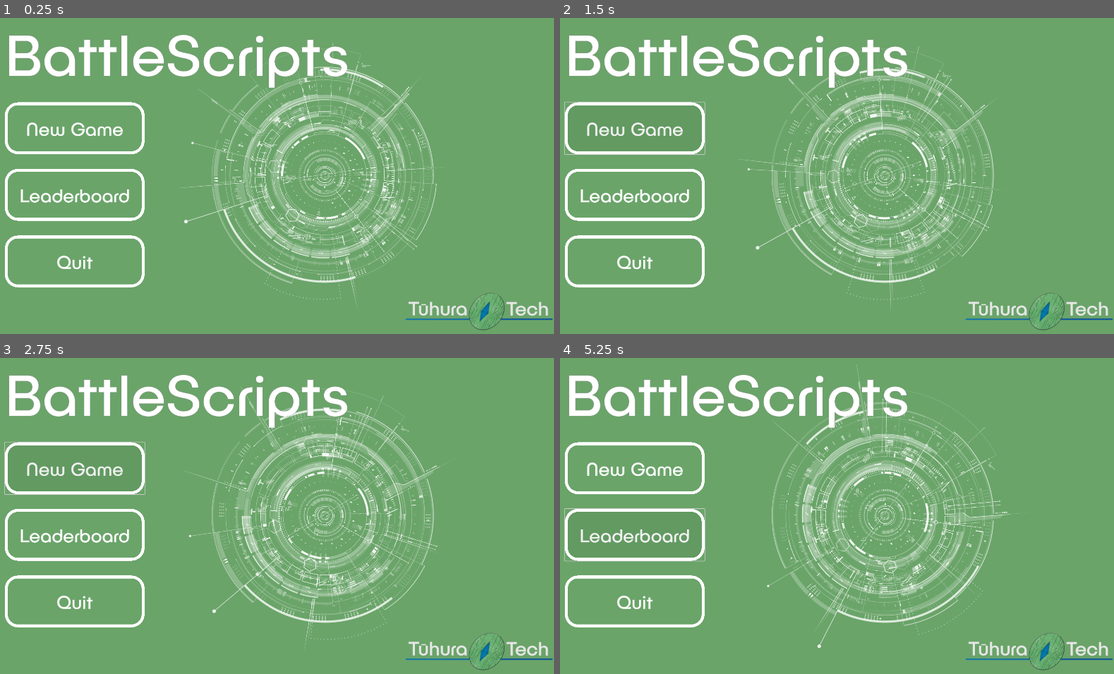
Above: before the commit, frames 1-4 (two rows, left to right).
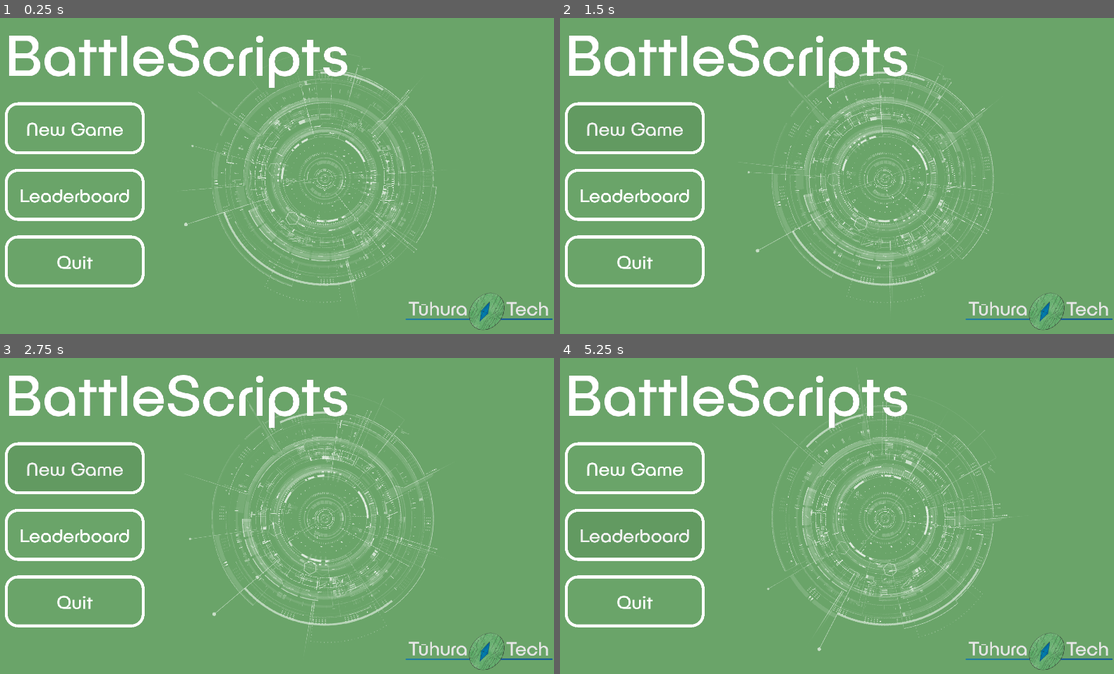
Above: after the commit, the same moments.

Repository: aroyasr/BattleScripts
Game: Godot game, scene res://scenes/GameController.tscn
Two runs of this game, one before a commit and one after it. Both use one fixed random seed, a clock stepped at 60 frames per second and the inputs below.
Inputs:
- Up to frame 1 (0.25 s): no input
- Up to frame 2 (1.5 s): click "Leaderboard" at 0.5 s; click "New Game" at 1.25 s
- Up to frame 3 (2.75 s): click "New Game" at 2 s
- Up to frame 4 (5.25 s): click "Leaderboard" at 2.75 s; click "New Game" at 3.5 s; click "Leaderboard" at 4.25 s

The runs differ from the first frame. In frame 1, 7.3% of the frame differs, in the area x 2-99%, y 5-99%; in frame 2, 7.4%; in frame 3, 7.2%; in frame 4, 7.4%, in the area x 0-99%, y 2-99%.
Error after the commit: Trying to assign value of type 'global.gd' to a variable of type 'GameController.gd'. (res://godot_script/global.gd:8)

Commit message:
feat: Match setup screen, button functionality

Diff:
--- /dev/null
+++ b/Assets/button.tres
@@ -0,0 +1,19 @@
+[gd_resource type="StyleBoxFlat" format=3 uid="uid://cmq0q1f1lb7qk"]
+
+[resource]
+content_margin_left = 50.0
+content_margin_top = 50.0
+content_margin_right = 50.0
+content_margin_bottom = 50.0
+bg_color = Color(0.415686, 0.643137, 0.411765, 1)
+border_width_left = 10
+border_width_top = 10
+border_width_right = 10
+border_width_bottom = 10
+border_color = Color(1, 1, 1, 1)
+corner_radius_top_left = 45
+corner_radius_top_right = 45
+corner_radius_bottom_right = 45
+corner_radius_bottom_left = 45
+anti_aliasing = false
+anti_aliasing_size = 2.0
--- /dev/null
+++ b/Assets/button_hover.tres
@@ -0,0 +1,19 @@
+[gd_resource type="StyleBoxFlat" format=3 uid="uid://dnik8fsqsvw5l"]
+
+[resource]
+content_margin_left = 50.0
+content_margin_top = 50.0
+content_margin_right = 50.0
+content_margin_bottom = 50.0
+bg_color = Color(0.386359, 0.604804, 0.382797, 1)
+border_width_left = 10
+border_width_top = 10
+border_width_right = 10
+border_width_bottom = 10
+border_color = Color(1, 1, 1, 1)
+corner_radius_top_left = 45
+corner_radius_top_right = 45
+corner_radius_bottom_right = 45
+corner_radius_bottom_left = 45
+anti_aliasing = false
+anti_aliasing_size = 2.0
--- /dev/null
+++ b/Assets/button_pressed.tres
@@ -0,0 +1,19 @@
+[gd_resource type="StyleBoxFlat" format=3 uid="uid://ckedbw0peroyw"]
+
+[resource]
+content_margin_left = 50.0
+content_margin_top = 50.0
+content_margin_right = 50.0
+content_margin_bottom = 50.0
+bg_color = Color(0.415686, 0.643137, 0.411765, 1)
+border_width_left = 10
+border_width_top = 10
+border_width_right = 10
+border_width_bottom = 10
+border_color = Color(1, 1, 1, 1)
+corner_radius_top_left = 45
+corner_radius_top_right = 45
+corner_radius_bottom_right = 45
+corner_radius_bottom_left = 45
+anti_aliasing = false
+anti_aliasing_size = 2.0
--- /dev/null
+++ b/Assets/match_theme.tres
@@ -0,0 +1,67 @@
+[gd_resource type="Theme" load_steps=13 format=3 uid="uid://b60lwleljs85q"]
+
+[ext_resource type="FontFile" uid="uid://ci74i11770cx5" path="res://Assets/FaceType - PublicaPlay-Regular.otf" id="1_k0isr"]
+[ext_resource type="StyleBox" uid="uid://dnik8fsqsvw5l" path="res://Assets/button_hover.tres" id="2_cgk1u"]
+[ext_resource type="StyleBox" uid="uid://cmq0q1f1lb7qk" path="res://Assets/button.tres" id="4_cpa0h"]
+[ext_resource type="Texture2D" uid="uid://dj8ar3pw2lkhr" path="res://Assets/Checkbox_Checked.png" id="5_cpa0h"]
+[ext_resource type="Texture2D" uid="uid://d1r3dcm87kbmj" path="res://Assets/Checkbox_empty.png" id="6_eat2n"]
+
+[sub_resource type="StyleBoxEmpty" id="StyleBoxEmpty_688xa"]
+
+[sub_resource type="StyleBoxEmpty" id="StyleBoxEmpty_cpa0h"]
+
+[sub_resource type="StyleBoxFlat" id="StyleBoxFlat_cgk1u"]
+content_margin_left = 50.0
+bg_color = Color(0, 0.133333, 0.227451, 0.180392)
+draw_center = false
+
+[sub_resource type="StyleBoxFlat" id="StyleBoxFlat_688xa"]
+content_margin_left = 50.0
+bg_color = Color(0, 0.133333, 0.227451, 0.180392)
+draw_center = false
+
+[sub_resource type="StyleBoxFlat" id="StyleBoxFlat_cpa0h"]
+content_margin_left = 50.0
+draw_center = false
+
+[sub_resource type="StyleBoxFlat" id="StyleBoxFlat_eat2n"]
+content_margin_left = 50.0
+draw_center = false
+
+[sub_resource type="StyleBoxTexture" id="StyleBoxTexture_358en"]
+content_margin_left = 50.0
+content_margin_right = 150.0
+content_margin_bottom = 150.0
+
+[resource]
+Button/colors/font_color = Color(1, 1, 1, 1)
+Button/font_sizes/font_size = 64
+Button/fonts/font = ExtResource("1_k0isr")
+Button/styles/focus = SubResource("StyleBoxEmpty_688xa")
+Button/styles/hover = ExtResource("2_cgk1u")
+Button/styles/hover_pressed = ExtResource("2_cgk1u")
+Button/styles/normal = ExtResource("4_cpa0h")
+Button/styles/pressed = ExtResource("2_cgk1u")
+CheckBox/colors/font_color = Color(1, 1, 1, 1)
+CheckBox/constants/h_separation = 60
+CheckBox/icons/checked = ExtResource("5_cpa0h")
+CheckBox/icons/unchecked = ExtResource("6_eat2n")
+CheckBox/styles/focus = SubResource("StyleBoxEmpty_cpa0h")
+CheckBox/styles/hover = SubResource("StyleBoxFlat_cgk1u")
+CheckBox/styles/hover_pressed = SubResource("StyleBoxFlat_688xa")
+CheckBox/styles/normal = SubResource("StyleBoxFlat_cpa0h")
+CheckBox/styles/pressed = SubResource("StyleBoxFlat_eat2n")
+HBoxContainer/constants/separation = 35
+Label/colors/font_color = Color(1, 1, 1, 1)
+Label/colors/font_outline_color = Color(0, 0, 0, 1)
+Label/colors/font_shadow_color = Color(0, 0, 0, 1)
+Label/constants/line_spacing = 0
+Label/constants/outline_size = 0
+Label/constants/shadow_offset_x = 0
+Label/constants/shadow_offset_y = 0
+Label/constants/shadow_outline_size = 0
+Label/font_sizes/font_size = 60
+Label/fonts/font = ExtResource("1_k0isr")
+Label/styles/normal = null
+PanelContainer/styles/panel = SubResource("StyleBoxTexture_358en")
+VBoxContainer/constants/separation = 35
--- a/Assets/menu_theme.tres
+++ b/Assets/menu_theme.tres
@@ -1,6 +1,8 @@
 [gd_resource type="Theme" load_steps=6 format=3 uid="uid://b0nvnopbrupa4"]
 
 [ext_resource type="FontFile" uid="uid://ci74i11770cx5" path="res://Assets/FaceType - PublicaPlay-Regular.otf" id="1_358en"]
+
+[sub_resource type="StyleBoxEmpty" id="StyleBoxEmpty_358en"]
 
 [sub_resource type="StyleBoxFlat" id="StyleBoxFlat_whbv6"]
 content_margin_left = 50.0
@@ -8,24 +10,6 @@
 content_margin_right = 50.0
 content_margin_bottom = 50.0
 bg_color = Color(0.386359, 0.604804, 0.382797, 1)
-border_width_left = 10
-border_width_top = 10
-border_width_right = 10
-border_width_bottom = 10
-border_color = Color(1, 1, 1, 1)
-corner_radius_top_left = 45
-corner_radius_top_right = 45
-corner_radius_bottom_right = 45
-corner_radius_bottom_left = 45
-anti_aliasing = false
-anti_aliasing_size = 2.0
-
-[sub_resource type="StyleBoxFlat" id="StyleBoxFlat_1f5tg"]
-content_margin_left = 50.0
-content_margin_top = 50.0
-content_margin_right = 50.0
-content_margin_bottom = 50.0
-bg_color = Color(0.415686, 0.643137, 0.411765, 1)
 border_width_left = 10
 border_width_top = 10
 border_width_right = 10
@@ -65,9 +49,11 @@
 Button/colors/font_color = Color(1, 1, 1, 1)
 Button/font_sizes/font_size = 64
 Button/fonts/font = ExtResource("1_358en")
+Button/styles/focus = SubResource("StyleBoxEmpty_358en")
 Button/styles/hover = SubResource("StyleBoxFlat_whbv6")
-Button/styles/hover_pressed = SubResource("StyleBoxFlat_1f5tg")
+Button/styles/hover_pressed = SubResource("StyleBoxFlat_whbv6")
 Button/styles/normal = SubResource("StyleBoxFlat_358en")
+Button/styles/pressed = SubResource("StyleBoxFlat_358en")
 Label/colors/font_color = Color(1, 1, 1, 1)
 Label/colors/font_outline_color = Color(0, 0, 0, 1)
 Label/colors/font_shadow_color = Color(0, 0, 0, 1)
--- a/godot_script/GameController.gd
+++ b/godot_script/GameController.gd
@@ -1,21 +1,20 @@
-# root.gd
-
+# GameController.gd
 # This script manages the currently active scene. It also holds global variables.
 class_name GameController extends Node
 
 # Variables
-var game_controller : GameController
 @onready var ui = get_node("current_ui_scene")
 var current_ui_scene
+var current_state
 
 # Functions
 func _ready() -> void:
-	Root.game_controller = self
 	change_ui_scene("res://scenes/main_menu.tscn")
 
-func change_ui_scene(new_scene: String) -> void:
-	if current_ui_scene != null:
-		current_ui_scene.queue_free() # Remove node entirely
-	var new = load(new_scene).instantiate()
-	ui.add_child(new)
-	current_ui_scene = new
+func change_ui_scene(new_scene_path: String):
+	var old_scene = ui.get_child(0)
+	var new_scene = load(new_scene_path).instantiate()
+	current_ui_scene = new_scene
+	ui.add_child(new_scene)
+	if old_scene != null:
+		old_scene.queue_free()
--- /dev/null
+++ b/godot_script/global.gd
@@ -0,0 +1,21 @@
+extends Node
+# global.gd
+# provide global methods and variables for whole program
+
+var game_controller : GameController
+
+func _ready():
+	game_controller = get_parent().get_child(1)
+
+# Global functions
+func new_game():
+	game_controller.change_ui_scene("res://scenes/match_setup.tscn")
+
+func leaderboard():
+	game_controller.change_ui_scene("res://scenes/leaderboard.tscn")
+
+func main_menu():
+	game_controller.change_ui_scene("res://scenes/main_menu.tscn")
+
+func quit():
+	get_tree().quit()
--- /dev/null
+++ b/godot_script/main_menu.gd
@@ -0,0 +1,10 @@
+extends Control
+
+func _on_button_new_game_pressed() -> void:
+	Root.new_game()
+
+func _on_button_leaderboard_pressed() -> void:
+	Root.leaderboard()
+
+func _on_button_quit_pressed() -> void:
+	Root.quit()
--- /dev/null
+++ b/godot_script/match_setup.gd
@@ -0,0 +1,4 @@
+extends Control
+
+func _on_button_back_pressed() -> void:
+	Root.main_menu()
--- a/project.godot
+++ b/project.godot
@@ -16,7 +16,7 @@
 
 [autoload]
 
-Root="*res://scenes/GameController.tscn"
+Root="*res://scenes/Global.tscn"
 
 [display]
 
@@ -24,3 +24,7 @@
 window/size/viewport_height=1080
 window/size/mode=3
 window/size/resizable=false
+
+[rendering]
+
+textures/canvas_textures/default_texture_filter=0
--- /dev/null
+++ b/scenes/Global.tscn
@@ -0,0 +1,6 @@
+[gd_scene load_steps=2 format=3 uid="uid://dlqe7jelkeddt"]
+
+[ext_resource type="Script" uid="uid://d23ws1drey0ga" path="res://godot_script/global.gd" id="1_eeqj2"]
+
+[node name="Global" type="Node"]
+script = ExtResource("1_eeqj2")
--- a/scenes/main_menu.tscn
+++ b/scenes/main_menu.tscn
@@ -1,10 +1,50 @@
-[gd_scene load_steps=9 format=3 uid="uid://naq3oxgnmjs8"]
+[gd_scene load_steps=10 format=3 uid="uid://naq3oxgnmjs8"]
 
 [ext_resource type="Theme" uid="uid://b0nvnopbrupa4" path="res://Assets/menu_theme.tres" id="1_l6cm7"]
+[ext_resource type="Script" uid="uid://dcwtvf1m0cwcf" path="res://godot_script/main_menu.gd" id="1_rtw2f"]
 [ext_resource type="Texture2D" uid="uid://cujhjosgr4r21" path="res://Visual Mockups/MenuOverlay_1.png" id="2_wu84c"]
 [ext_resource type="Texture2D" uid="uid://bc67hfvb3x8nm" path="res://Visual Mockups/MenuOverlay_2.png" id="3_8ln24"]
 [ext_resource type="Texture2D" uid="uid://cb8xwx5mjgma4" path="res://Visual Mockups/MenuOverlay_3.png" id="4_rtw2f"]
 [ext_resource type="Texture2D" uid="uid://b5hr7s53alprh" path="res://Assets/half-txt-dm-fix.png" id="5_8ln24"]
+
+[sub_resource type="Animation" id="Animation_tbmy8"]
+length = 0.001
+tracks/0/type = "value"
+tracks/0/imported = false
+tracks/0/enabled = true
+tracks/0/path = NodePath("CenterContainer_pattern/pattern_1:rotation")
+tracks/0/interp = 1
+tracks/0/loop_wrap = true
+tracks/0/keys = {
+"times": PackedFloat32Array(0),
+"transitions": PackedFloat32Array(1),
+"update": 0,
+"values": [0.0]
+}
+tracks/1/type = "value"
+tracks/1/imported = false
+tracks/1/enabled = true
+tracks/1/path = NodePath("CenterContainer_pattern/pattern_2:rotation")
+tracks/1/interp = 1
+tracks/1/loop_wrap = true
+tracks/1/keys = {
+"times": PackedFloat32Array(0),
+"transitions": PackedFloat32Array(1),
+"update": 0,
+"values": [0.0]
+}
+tracks/2/type = "value"
+tracks/2/imported = false
+tracks/2/enabled = true
+tracks/2/path = NodePath("CenterContainer_pattern/pattern_3:rotation")
+tracks/2/interp = 1
+tracks/2/loop_wrap = true
+tracks/2/keys = {
+"times": PackedFloat32Array(0),
+"transitions": PackedFloat32Array(1),
+"update": 0,
+"values": [0.0]
+}
 
 [sub_resource type="Animation" id="Animation_oa1go"]
 resource_name = "default"
@@ -47,45 +87,6 @@
 "values": [3.14159, -3.14159]
 }
 
-[sub_resource type="Animation" id="Animation_tbmy8"]
-length = 0.001
-tracks/0/type = "value"
-tracks/0/imported = false
-tracks/0/enabled = true
-tracks/0/path = NodePath("CenterContainer_pattern/pattern_1:rotation")
-tracks/0/interp = 1
-tracks/0/loop_wrap = true
-tracks/0/keys = {
-"times": PackedFloat32Array(0),
-"transitions": PackedFloat32Array(1),
-"update": 0,
-"values": [0.0]
-}
-tracks/1/type = "value"
-tracks/1/imported = false
-tracks/1/enabled = true
-tracks/1/path = NodePath("CenterContainer_pattern/pattern_2:rotation")
-tracks/1/interp = 1
-tracks/1/loop_wrap = true
-tracks/1/keys = {
-"times": PackedFloat32Array(0),
-"transitions": PackedFloat32Array(1),
-"update": 0,
-"values": [0.0]
-}
-tracks/2/type = "value"
-tracks/2/imported = false
-tracks/2/enabled = true
-tracks/2/path = NodePath("CenterContainer_pattern/pattern_3:rotation")
-tracks/2/interp = 1
-tracks/2/loop_wrap = true
-tracks/2/keys = {
-"times": PackedFloat32Array(0),
-"transitions": PackedFloat32Array(1),
-"update": 0,
-"values": [0.0]
-}
-
 [sub_resource type="AnimationLibrary" id="AnimationLibrary_jk1qb"]
 _data = {
 &"RESET": SubResource("Animation_tbmy8"),
@@ -100,6 +101,7 @@
 anchor_bottom = 1.0
 grow_horizontal = 2
 grow_vertical = 2
+script = ExtResource("1_rtw2f")
 
 [node name="CenterContainer" type="CenterContainer" parent="."]
 layout_mode = 1
@@ -138,25 +140,25 @@
 
 [node name="pattern_1" type="TextureRect" parent="CenterContainer_pattern"]
 offset_left = 640.0
-offset_top = 40.0
+offset_top = 50.0
 offset_right = 1640.0
-offset_bottom = 1040.0
+offset_bottom = 1050.0
 pivot_offset = Vector2(500, 500)
 texture = ExtResource("2_wu84c")
 
 [node name="pattern_2" type="TextureRect" parent="CenterContainer_pattern"]
 offset_left = 640.0
-offset_top = 40.0
+offset_top = 50.0
 offset_right = 1640.0
-offset_bottom = 1040.0
+offset_bottom = 1050.0
 pivot_offset = Vector2(500, 500)
 texture = ExtResource("3_8ln24")
 
 [node name="pattern_3" type="TextureRect" parent="CenterContainer_pattern"]
 offset_left = 640.0
-offset_top = 40.0
+offset_top = 50.0
 offset_right = 1640.0
-offset_bottom = 1040.0
+offset_bottom = 1050.0
 pivot_offset = Vector2(500, 500)
 texture = ExtResource("4_rtw2f")
 
@@ -173,3 +175,7 @@
 offset_right = 1915.0
 offset_bottom = 1075.0
 texture = ExtResource("5_8ln24")
+
+[connection signal="pressed" from="CenterContainer/PanelContainer/VBoxContainer/VBoxContainer_buttons/Button_new_game" to="." method="_on_button_new_game_pressed"]
+[connection signal="pressed" from="CenterContainer/PanelContainer/VBoxContainer/VBoxContainer_buttons/Button_leaderboard" to="." method="_on_button_leaderboard_pressed"]
+[connection signal="pressed" from="CenterContainer/PanelContainer/VBoxContainer/VBoxContainer_buttons/Button_quit" to="." method="_on_button_quit_pressed"]
--- /dev/null
+++ b/scenes/match_setup.tscn
@@ -0,0 +1,140 @@
+[gd_scene load_steps=12 format=3 uid="uid://c45rbn4ri4k7w"]
+
+[ext_resource type="Theme" uid="uid://b60lwleljs85q" path="res://Assets/match_theme.tres" id="1_rbwof"]
+[ext_resource type="Script" uid="uid://3upl7qn3g4bj" path="res://godot_script/match_setup.gd" id="1_xhdjn"]
+[ext_resource type="Texture2D" uid="uid://dhnr7d0wq6y6w" path="res://Assets/python.png" id="2_f0xx7"]
+[ext_resource type="Texture2D" uid="uid://bb15dokx3y6w0" path="res://godot_script/cross.png" id="3_fry0a"]
+[ext_resource type="Texture2D" uid="uid://b5hr7s53alprh" path="res://Assets/half-txt-dm-fix.png" id="4_difc1"]
+[ext_resource type="FontFile" uid="uid://ci74i11770cx5" path="res://Assets/FaceType - PublicaPlay-Regular.otf" id="5_xhvq8"]
+[ext_resource type="StyleBox" uid="uid://dnik8fsqsvw5l" path="res://Assets/button_hover.tres" id="6_xhdjn"]
+[ext_resource type="StyleBox" uid="uid://ckedbw0peroyw" path="res://Assets/button_pressed.tres" id="7_f2h72"]
+[ext_resource type="StyleBox" uid="uid://cmq0q1f1lb7qk" path="res://Assets/button.tres" id="8_ckk2f"]
+
+[sub_resource type="StyleBoxEmpty" id="StyleBoxEmpty_xhdjn"]
+
+[sub_resource type="Theme" id="Theme_48ypu"]
+Button/colors/font_color = Color(1, 1, 1, 1)
+Button/font_sizes/font_size = 64
+Button/fonts/font = ExtResource("5_xhvq8")
+Button/styles/focus = SubResource("StyleBoxEmpty_xhdjn")
+Button/styles/hover = ExtResource("6_xhdjn")
+Button/styles/hover_pressed = ExtResource("7_f2h72")
+Button/styles/normal = ExtResource("8_ckk2f")
+Button/styles/pressed = ExtResource("7_f2h72")
+
+[node name="MatchSetup" type="Control"]
+layout_mode = 3
+anchors_preset = 15
+anchor_right = 1.0
+anchor_bottom = 1.0
+grow_horizontal = 2
+grow_vertical = 2
+script = ExtResource("1_xhdjn")
+
+[node name="Button_back" type="Button" parent="."]
+layout_mode = 0
+offset_left = 1650.0
+offset_top = 20.0
+offset_right = 1900.0
+offset_bottom = 197.0
+theme = SubResource("Theme_48ypu")
+text = "Back"
+
+[node name="CenterContainer" type="CenterContainer" parent="."]
+layout_mode = 1
+anchors_preset = -1
+anchor_right = 0.6
+anchor_bottom = 1.0
+
+[node name="PanelContainer" type="PanelContainer" parent="CenterContainer"]
+layout_mode = 2
+theme = ExtResource("1_rbwof")
+
+[node name="VBoxContainer" type="VBoxContainer" parent="CenterContainer/PanelContainer"]
+layout_mode = 2
+
+[node name="Header" type="Label" parent="CenterContainer/PanelContainer/VBoxContainer"]
+layout_mode = 2
+theme_override_font_sizes/font_size = 150
+text = "Match Setup"
+
+[node name="VBoxContainer_buttons" type="VBoxContainer" parent="CenterContainer/PanelContainer/VBoxContainer"]
+layout_mode = 2
+size_flags_horizontal = 0
+
+[node name="HBoxContainer_P1" type="HBoxContainer" parent="CenterContainer/PanelContainer/VBoxContainer/VBoxContainer_buttons"]
+layout_mode = 2
+alignment = 1
+
+[node name="P1" type="Label" parent="CenterContainer/PanelContainer/VBoxContainer/VBoxContainer_buttons/HBoxContainer_P1"]
+layout_mode = 2
+text = "P1"
+
+[node name="button_loadfilep1" type="Button" parent="CenterContainer/PanelContainer/VBoxContainer/VBoxContainer_buttons/HBoxContainer_P1"]
+layout_mode = 2
+text = "Load File"
+
+[node name="TextureButton_p1" type="TextureButton" parent="CenterContainer/PanelContainer/VBoxContainer/VBoxContainer_buttons/HBoxContainer_P1"]
+visible = false
+custom_minimum_size = Vector2(100, 120)
+layout_mode = 2
+size_flags_horizontal = 4
+size_flags_vertical = 4
+texture_normal = ExtResource("2_f0xx7")
+texture_pressed = ExtResource("3_fry0a")
+texture_hover = ExtResource("3_fry0a")
+ignore_texture_size = true
+stretch_mode = 0
+
+[node name="ScriptName" type="Label" parent="CenterContainer/PanelContainer/VBoxContainer/VBoxContainer_buttons/HBoxContainer_P1"]
+visible = false
+layout_mode = 2
+
+[node name="HBoxContainer_P2" type="HBoxContainer" parent="CenterContainer/PanelContainer/VBoxContainer/VBoxContainer_buttons"]
+layout_mode = 2
+alignment = 1
+
+[node name="P2" type="Label" parent="CenterContainer/PanelContainer/VBoxContainer/VBoxContainer_buttons/HBoxContainer_P2"]
+layout_mode = 2
+text = "P2"
+
+[node name="button_loadfilep2" type="Button" parent="CenterContainer/PanelContainer/VBoxContainer/VBoxContainer_buttons/HBoxContainer_P2"]
+visible = false
+layout_mode = 2
+text = "Load File"
+
+[node name="TextureButton_p2" type="TextureButton" parent="CenterContainer/PanelContainer/VBoxContainer/VBoxContainer_buttons/HBoxContainer_P2"]
+custom_minimum_size = Vector2(100, 120)
+layout_mode = 2
+size_flags_horizontal = 4
+size_flags_vertical = 4
+texture_normal = ExtResource("2_f0xx7")
+texture_pressed = ExtResource("3_fry0a")
+texture_hover = ExtResource("3_fry0a")
+ignore_texture_size = true
+stretch_mode = 0
+
+[node name="ScriptName" type="Label" parent="CenterContainer/PanelContainer/VBoxContainer/VBoxContainer_buttons/HBoxContainer_P2"]
+layout_mode = 2
+text = "Rude.py"
+
+[node name="CheckButton_Autoplay" type="CheckBox" parent="CenterContainer/PanelContainer/VBoxContainer/VBoxContainer_buttons"]
+layout_mode = 2
+text = "Autoplay"
+
+[node name="CheckBox_record" type="CheckBox" parent="CenterContainer/PanelContainer/VBoxContainer/VBoxContainer_buttons"]
+layout_mode = 2
+text = "Record Match"
+
+[node name="Button" type="Button" parent="CenterContainer/PanelContainer/VBoxContainer/VBoxContainer_buttons"]
+layout_mode = 2
+text = "Start Game"
+
+[node name="tuhuratech_logo" type="TextureRect" parent="."]
+offset_left = 1415.0
+offset_top = 930.0
+offset_right = 1915.0
+offset_bottom = 1075.0
+texture = ExtResource("4_difc1")
+
+[connection signal="pressed" from="Button_back" to="." method="_on_button_back_pressed"]
Binary file added: Assets/Checkbox_Checked.png
Not shown, added: Assets/Checkbox_Checked.png.import
Binary file added: Assets/Checkbox_empty.png
Not shown, added: Assets/Checkbox_empty.png.import
Binary file added: Assets/gear.png
Not shown, added: Assets/gear.png.import
Binary file added: Assets/python.png
Not shown, added: Assets/python.png.import
Binary file added: godot_script/cross.png
Not shown, added: godot_script/cross.png.import
Not shown, added: godot_script/global.gd.uid
Not shown, added: godot_script/main_menu.gd.uid
(and 1 more such lines)
